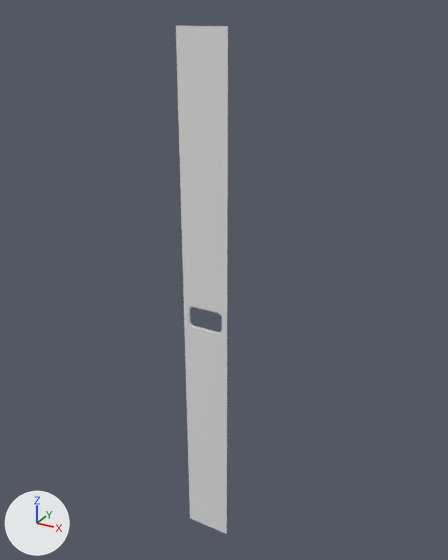
The FBX model Assets/Anaglyph/LaserTag/Range/Meshes/wall a.fbx, before and after one commit.
Rendered twice from a camera (50 mm lens) standing at (33.6, -56.5, 33.9) and looking at (1.0, 2.8, 4.3). Every picture has the same lights, and +X, +Y and +Z are marked at lower left. Where no turn or scale is listed for an object, it has been applied to the vertices.

The first picture shows 'wall a'.
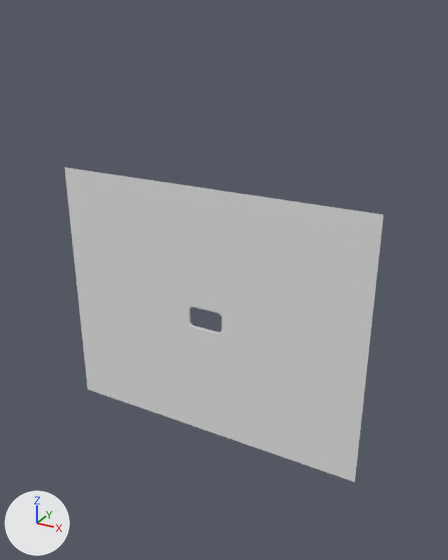
The change, as a diff of the scene's bpy script:
```diff
--- a/Assets/Anaglyph/LaserTag/Range/Meshes/wall a.fbx.py
+++ b/Assets/Anaglyph/LaserTag/Range/Meshes/wall a.fbx.py
@@ me_plane_001 @@
 # used by ob_wall_a; location = (0.0, 0.0, 0.0)
-me_plane_001.from_pydata(...)  # 112 vertices, 106 faces; spans x -3.0..3.0, y 0.0..0.1, z -32.3..32.3
+me_plane_001.from_pydata(...)  # 160 vertices, 156 faces; spans x -19.7..19.7, y 0.0..0.1, z -16.0..16.0
+# me_plane_001 part 1
+# 8 vertices are removed from x -3.0..3.0, y 0.0, z -32.3..32.3
+# 54 faces are deleted
+# 56 vertices are added at x -19.7..19.7, y 0.0, z -16.0..16.0
+# 104 new faces join them
```

What differs and where, as boxes (x1, y1, x2, y2) in the pictures (448 x 560 px):
'wall a', reshaped (502% wider, 38% shorter): before (176, 26, 228, 534); after (65, 167, 383, 482)
